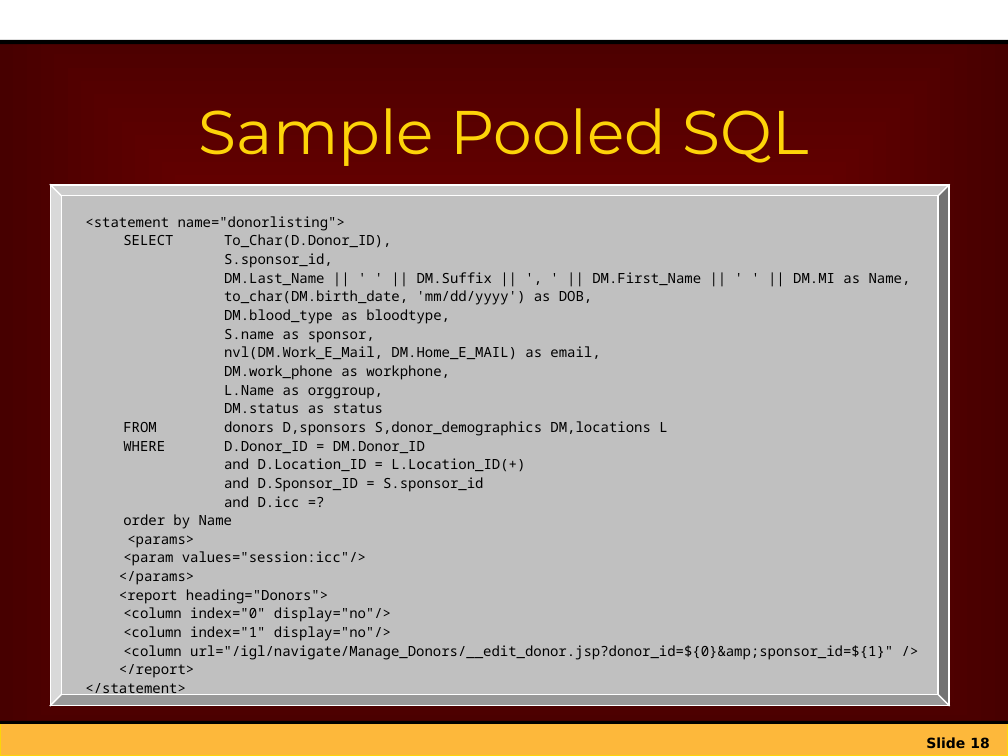
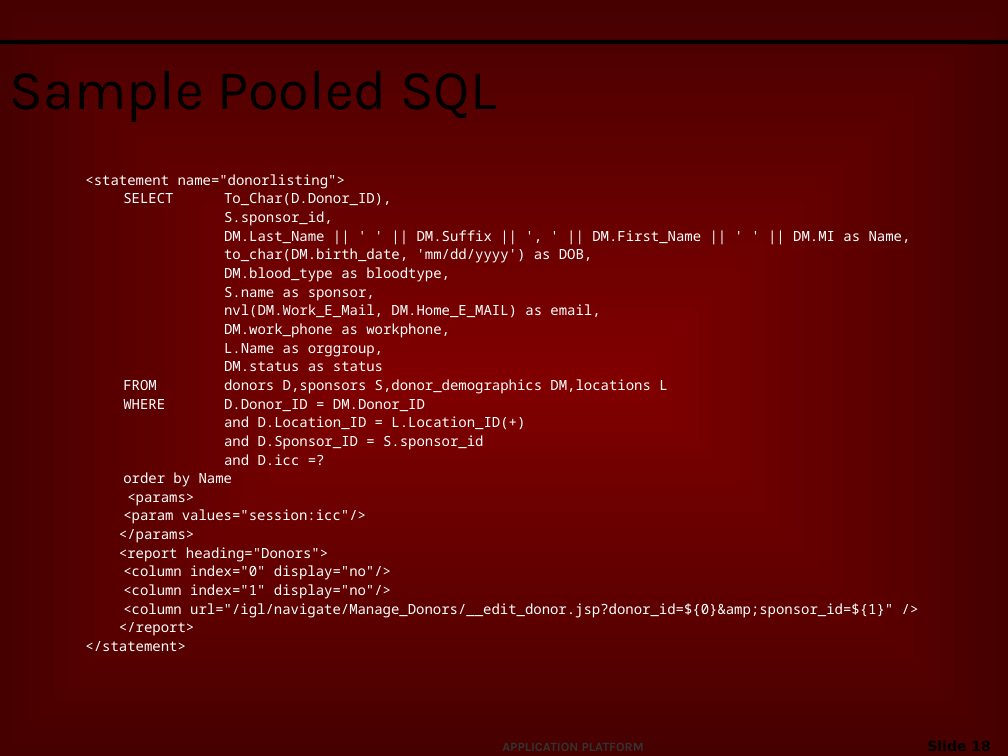
Before and after one commit to netspective/sparx-2001, a slide deck: slide 18 of Sparx/web-shared/docs/project/Introduction_to_Sparx.ppt. Drawn at 1008x756 pixels with LibreOffice and Linux fonts; fonts in the diff are those of the drawing; background and template pictures are left out. Boxes give left, top, right and bottom in pixels: in the first picture for what was removed or moved away, otherwise in the second. Text is boxed around its words. In the diff, an @@ line names an element or a change of style, - is before the commit and + after.

```diff
--- a/Sparx/web-shared/docs/project/Introduction_to_Sparx.ppt
+++ b/Sparx/web-shared/docs/project/Introduction_to_Sparx.ppt
@@ rectangle removed at (x1=0, y1=0, x2=1008, y2=42) @@
@@ title "Sample Pooled SQL" moved from (x1=199, y1=108, x2=809, y2=166) to (x1=0, y1=48, x2=857, y2=126) @@
@@ title "Sample Pooled SQL" at (x1=0, y1=48, x2=857, y2=126): size 44 to 40 pt, font Montserrat to Karla, text colour #FDD409 to #000000; alignment centre to left @@
@@ text "<statement name="donorlisting">" moved from (x1=85, y1=216, x2=911, y2=660) to (x1=85, y1=174, x2=911, y2=651) @@
@@ text "<statement name="donorlisting">" at (x1=85, y1=174, x2=911, y2=651): text colour #000000 to #FFFFFF @@
@@ bevel removed at (x1=50, y1=184, x2=950, y2=706) @@
@@ rectangle removed at (x1=0, y1=723, x2=1008, y2=756) @@
@@ line removed from (0, 723) to (1008, 723) @@
@@ text added at (x1=493, y1=734, x2=670, y2=756), 9 pt, text #333333, bold @@
+APPLICATION PLATFORM
@@ page number rewrapped from (x1=926, y1=737, x2=989, y2=749) to (x1=841, y1=733, x2=1000, y2=756) @@
```
Also in this commit, not shown: 23 other slides changed, 1 slide added, 1 slide removed, 2 other files.
